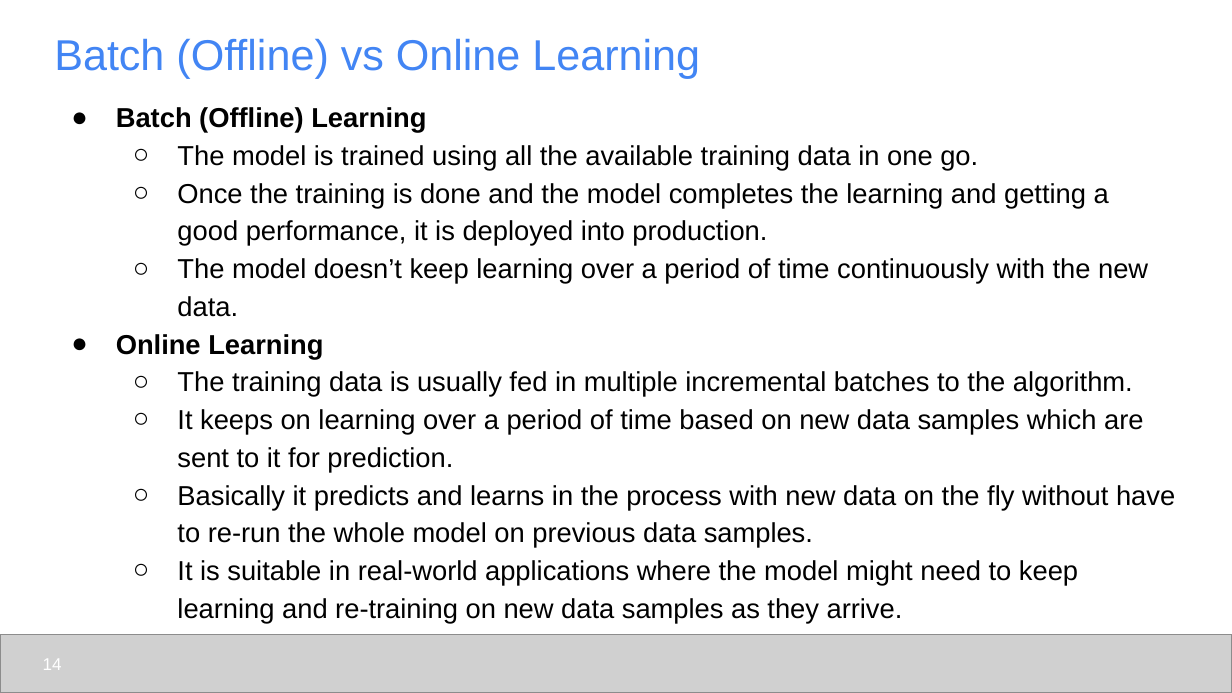
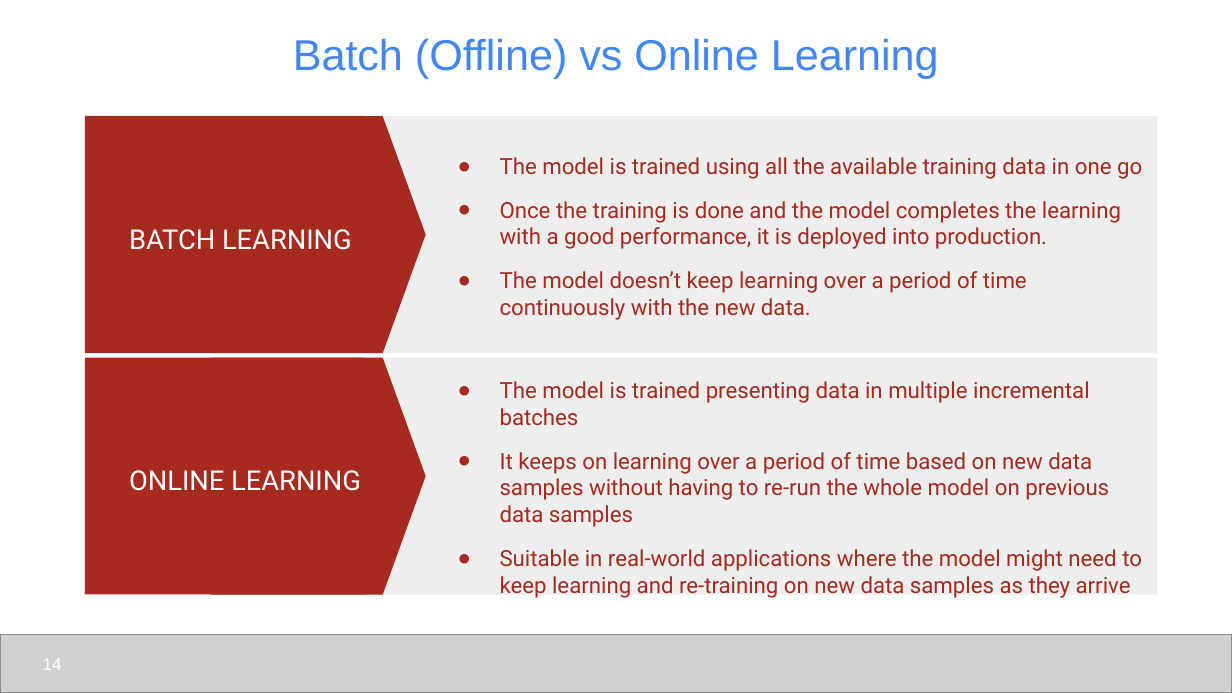
Before and after one commit to udel-cbcb/al_ml_workshop, a slide deck: slide 14 of Day_1/Lectures/Day_1_Lecture_1_Introduction_to_Artificial_Intelligence_and_Machine_Learning.pptx. Drawn at 1232x693 pixels with LibreOffice and Linux fonts; fonts in the diff are those of the drawing; grey boxes stand for pictures. Boxes give left, top, right and bottom in pixels: in the first picture for what was removed or moved away, otherwise in the second. Text is boxed around its words. In the diff, an @@ line names an element or a change of style, - is before the commit and + after.

Commit message:
updated Day 1 lecture slides

```diff
--- a/Day_1/Lectures/Day_1_Lecture_1_Introduction_to_Artificial_Intelligence_and_Machine_Learning.pptx
+++ b/Day_1/Lectures/Day_1_Lecture_1_Introduction_to_Artificial_Intelligence_and_Machine_Learning.pptx
@@ title "Batch (Offline) vs Online Learning" at box(293, 38, 939, 78): alignment left to centre @@
@@ rectangle added at box(85, 116, 365, 352), fill #A72A1E @@
@@ flow chart offpage connector added at box(211, 115, 426, 353), fill #A72A1E @@
@@ rectangle added at box(360, 116, 1157, 354), fill #EEEEEE @@
@@ text added at box(500, 157, 1142, 320), 13 pt, text #A72A1E @@
+● The model is trained using all the available training data in one go
+● Once the training is done and the model completes the learning with a good performance, it is deployed into production.
+● The model doesn’t keep learning over a period of time continuously with the new data.
@@ text added at box(129, 229, 352, 250), 16 pt, text #FFFFFF @@
+BATCH LEARNING
@@ rectangle added at box(85, 357, 365, 594), fill #A72A1E @@
@@ flow chart offpage connector added at box(211, 357, 426, 594), fill #A72A1E @@
@@ rectangle added at box(360, 357, 1157, 595), fill #EEEEEE @@
@@ text "The model is trained presenting ..." at box(500, 381, 1142, 598): vertical alignment top to middle @@
@@ text at box(500, 381, 1142, 598): text changed; size 16 to 13 pt; font Arial to Roboto; text colour #000000 to #A72A1E @@
-● Batch (Offline) Learning
-  ○ The model is trained using all the available training data in one go.
-  ○ Once the training is done and the model completes the learning and getting a good performance, it is deployed into production.
-  ○ The model doesn’t keep learning over a period of time continuously with the new data.
-● Online Learning
-  ○ The training data is usually fed in multiple incremental batches to the algorithm.
-  ○ It keeps on learning over a period of time based on new data samples which are sent to it for prediction.
-  ○ Basically it predicts and learns in the process with new data on the fly without have to re-run the whole model on previous data samples.
-  ○ It is suitable in real-world applications where the model might need to keep learning and re-training on new data samples as they arrive.
+● The model is trained presenting data in multiple incremental batches
+● It keeps on learning over a period of time based on new data samples without having to re-run the whole model on previous data samples
+● Suitable in real-world applications where the model might need to keep learning and re-training on new data samples as they arrive
@@ text added at box(129, 470, 361, 491), 16 pt, text #FFFFFF @@
+ONLINE LEARNING
```
Also in this commit, not shown: 21 other slides changed, 2 slides added, 3 slides removed, 2 other files.
